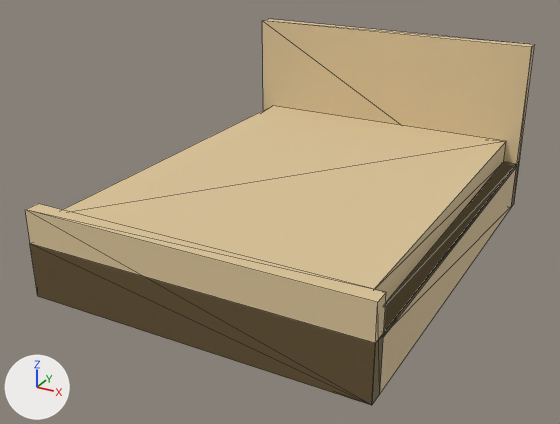
Renders of the glTF model src/assets/furniture/ikea-malm-bed-140.glb from each side of a commit.
Rendered twice from a 50 mm lens placed at (1.6, -3.17, 1.73), pointed at (-0.06, -0.15, 0.22). The lights are fixed; the arrows at lower left show +X, +Y and +Z. The first picture is the older version. Mesh edges are drawn as thin lines. Vertices at exactly the same position are counted once.
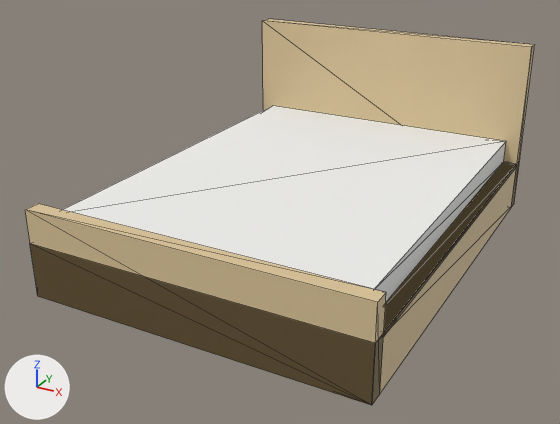
What changed in the scene script:
```text
Add mat_material_1:
    mat_material_1 = principled_material('Material_1')
    mat_material_1.base_color = (0.88, 0.88, 0.86)  # white #f1f1ef
    mat_material_1.roughness = 0.85
Change me_mesh_0:
    where me_mesh_0.from_pydata(...)  # 40 vertices, 72 faces; spans x -0.8..0.8, y -1.04..1.04, z 0.0..0.9
    used by ob_mesh_0; location = (0.0, 0.0, 0.0)
    me_mesh_0 part 1: all 8 faces centred in x -0.73..0.73, y -0.32..0.32, z 0.26..0.38 switch from mat_material_0 (beige #ddc599) to mat_material_1 (white #f1f1ef)
```

Pixel boxes (x1, y1, x2, y2) of what changed, in the pictures (560 x 424 px):
part 1 of me_mesh_0, recoloured (beige to white)
    both: (63, 106, 506, 302)
